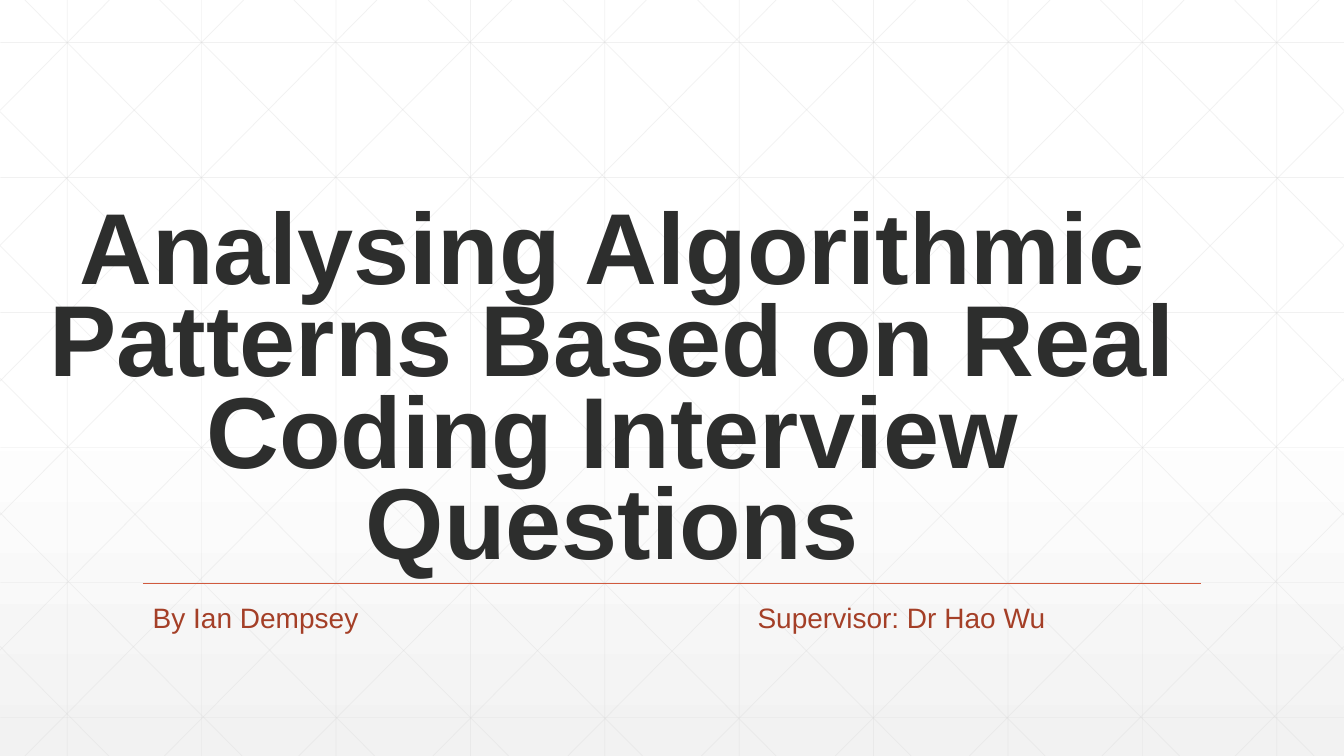
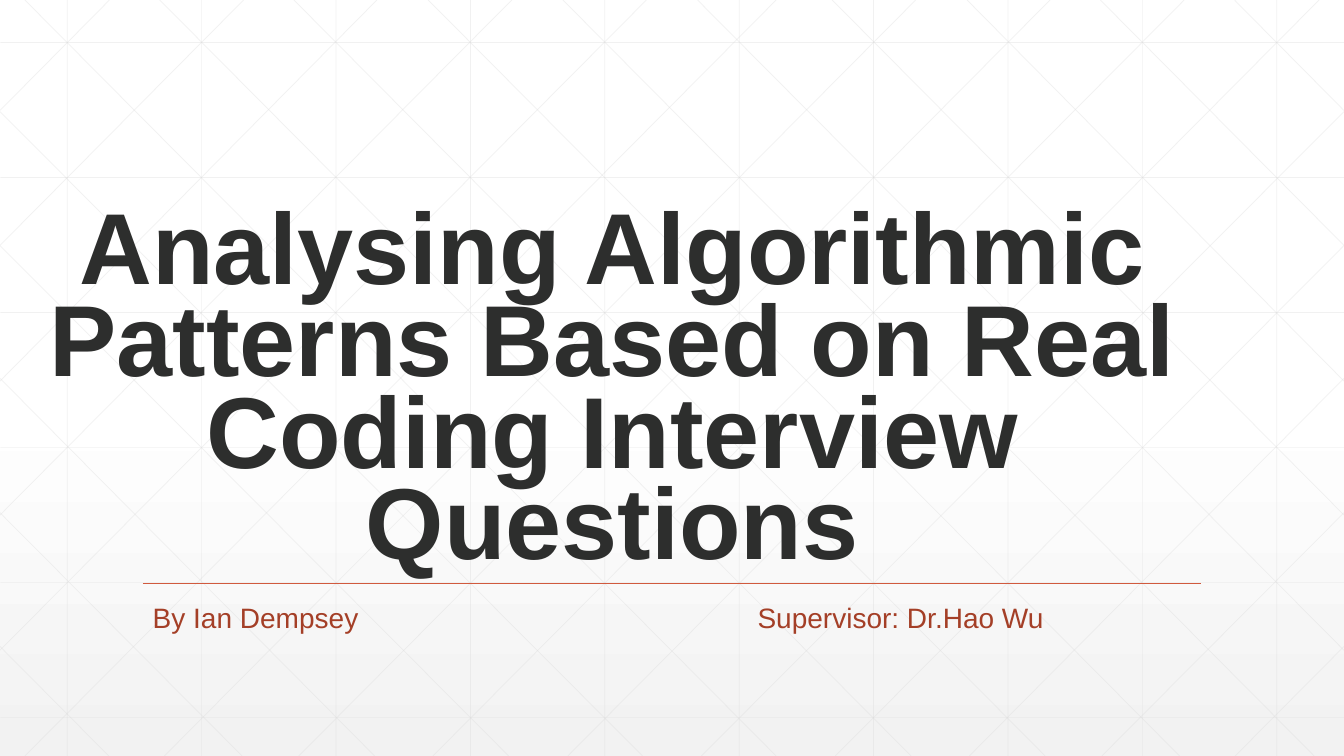
Before and after one commit to Demostroyer/interview-project, a slide deck: slide 1 of presentation/New Thesis Presentation.pptx. Drawn at 1344x756 pixels with LibreOffice and Linux fonts; fonts in the diff are those of the drawing. Boxes give left, top, right and bottom in pixels: in the first picture for what was removed or moved away, otherwise in the second. Text is boxed around its words. In the diff, an @@ line names an element or a change of style, - is before the commit and + after.

Commit message:
Added in text and photos to some slides

```diff
--- a/presentation/New Thesis Presentation.pptx
+++ b/presentation/New Thesis Presentation.pptx
@@ subtitle at (153, 607, 1044, 633): text changed @@
-By Ian Dempsey Supervisor: Dr Hao Wu
+By Ian Dempsey Supervisor: Dr.Hao Wu
```
Also in this commit, not shown: 4 other slides changed, 4 slides added, 5 slides removed.
